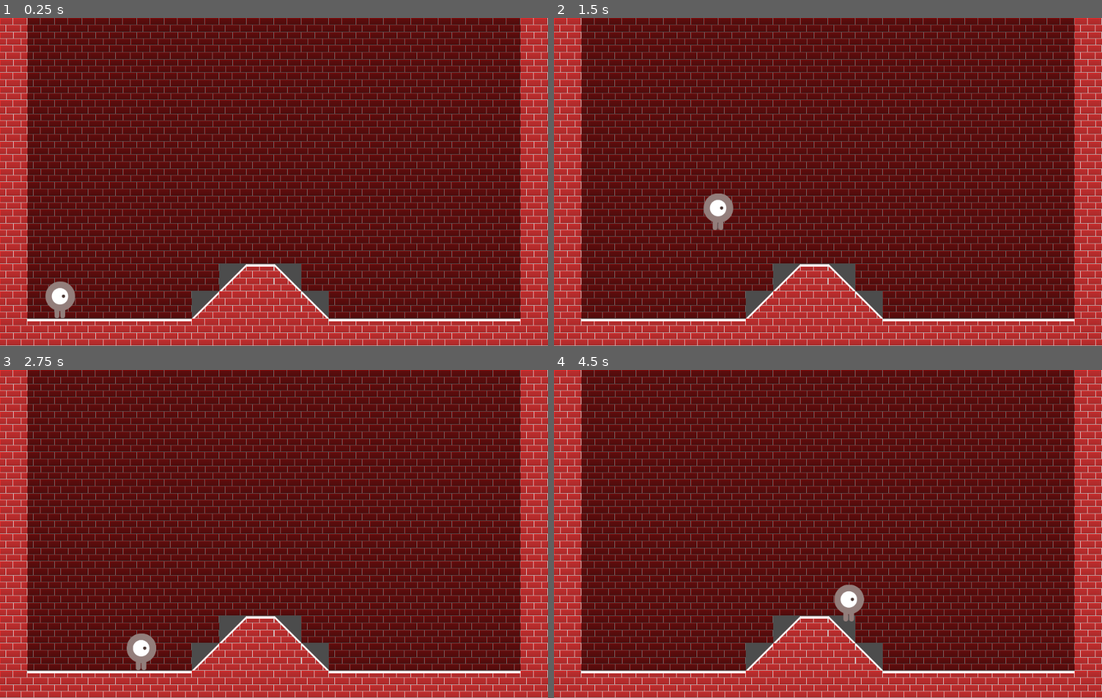
Above: before the commit, frames 1-4 (two rows, left to right).
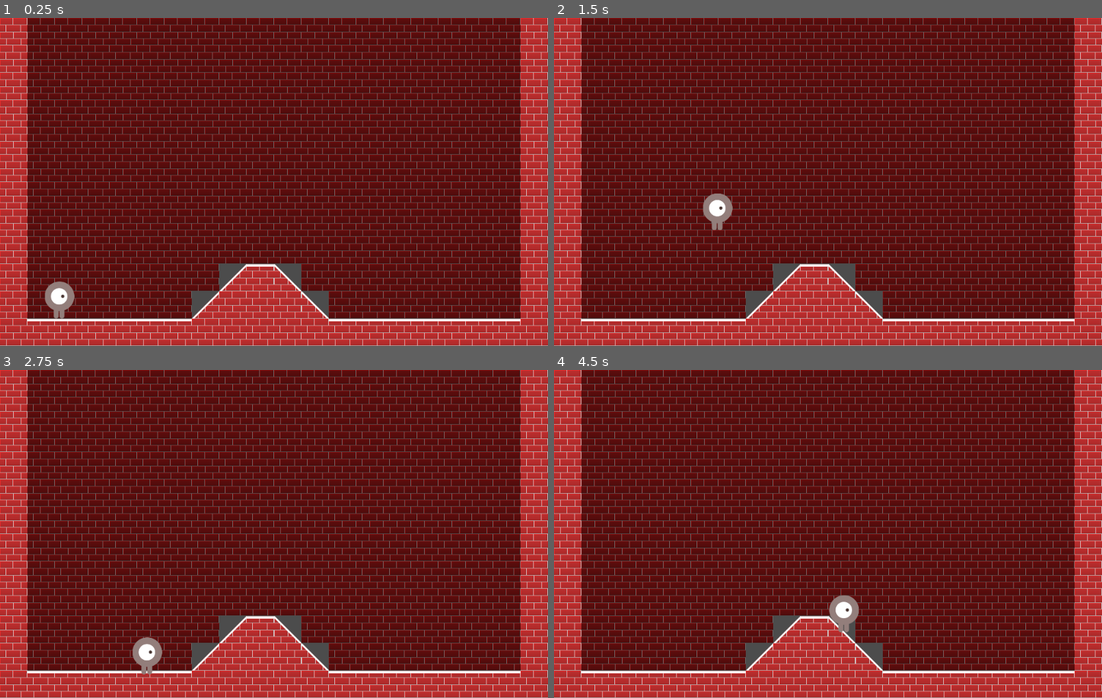
Above: after the commit, the same moments.

Repository: Ruefa/godot_test
Game: Godot game, scene res://Main.tscn
Same seed, same stepped clock (60 frames per second), same inputs: the game is played once before the commit and once after it.
Inputs:
- Up to frame 1 (0.25 s): no input
- Up to frame 2 (1.5 s): tap Enter at 0.5 s; hold Right (ui_right) from 0.53 s (still down); tap Up (ui_up) at 0.77 s
- Up to frame 3 (2.75 s): tap Up (ui_up) at 1.52 s; release Right (ui_right) at 2.03 s; hold Left (ui_left) from 2.03 s (still down)
- Up to frame 4 (4.5 s): release Left (ui_left) at 2.78 s; hold Right (ui_right) 2.78-4.28 s; tap Up (ui_up) at 3.02, 3.77 s; hold Left (ui_left) from 4.28 s (still down)

The runs differ from the first frame. In frame 1, less than 0.1% of the frame differs, in the area x 8-14%, y 80-92%; in frame 2, less than 0.1%; in frame 3, 0.4%; in frame 4, 0.5%, in the area x 50-57%, y 65-80%.
Error after the commit: Invalid get index 'shape' (on base: 'null instance'). (res://Player.gd:23)

Commit message:
changed player collision mapping to use Segment collisionpolygon2D

Diff:
--- a/Side Scroll/Player.tscn
+++ b/Side Scroll/Player.tscn
@@ -12,9 +12,6 @@
 "speed": 5.0
 } ]
 
-[sub_resource type="RectangleShape2D" id=2]
-extents = Vector2( 55.5945, 68.6373 )
-
 [node name="Player" type="KinematicBody2D"]
 scale = Vector2( 0.5, 0.5 )
 script = ExtResource( 1 )
@@ -22,9 +19,10 @@
 [node name="AnimatedSprite" type="AnimatedSprite" parent="."]
 frames = SubResource( 1 )
 
-[node name="CollisionShape2D" type="CollisionShape2D" parent="."]
-shape = SubResource( 2 )
-
 [node name="FireRateTimer" type="Timer" parent="."]
 wait_time = 0.5
 one_shot = true
+
+[node name="CollisionPolygon2D" type="CollisionPolygon2D" parent="."]
+build_mode = 1
+polygon = PoolVector2Array( 0.480759, -67.5162, 21.2668, -63.9013, 42.9566, -47.1821, 53.8014, -23.2329, 52.8977, 0.264313, 42.9566, 20.5985, 28.9486, 33.2508, 18.1037, 37.7695, 18.1037, 61.2668, 11.7775, 67.593, -15.3347, 68.4967, -20.3053, 63.0743, -20.7571, 37.3177, -33.8614, 30.5396, -42.8988, 20.5985, -47.8694, 11.1092, -53.7437, -4.25439, -52.8399, -24.5885, -45.61, -42.6634, -29.3427, -58.4788, -13.9791, -65.7087 )
